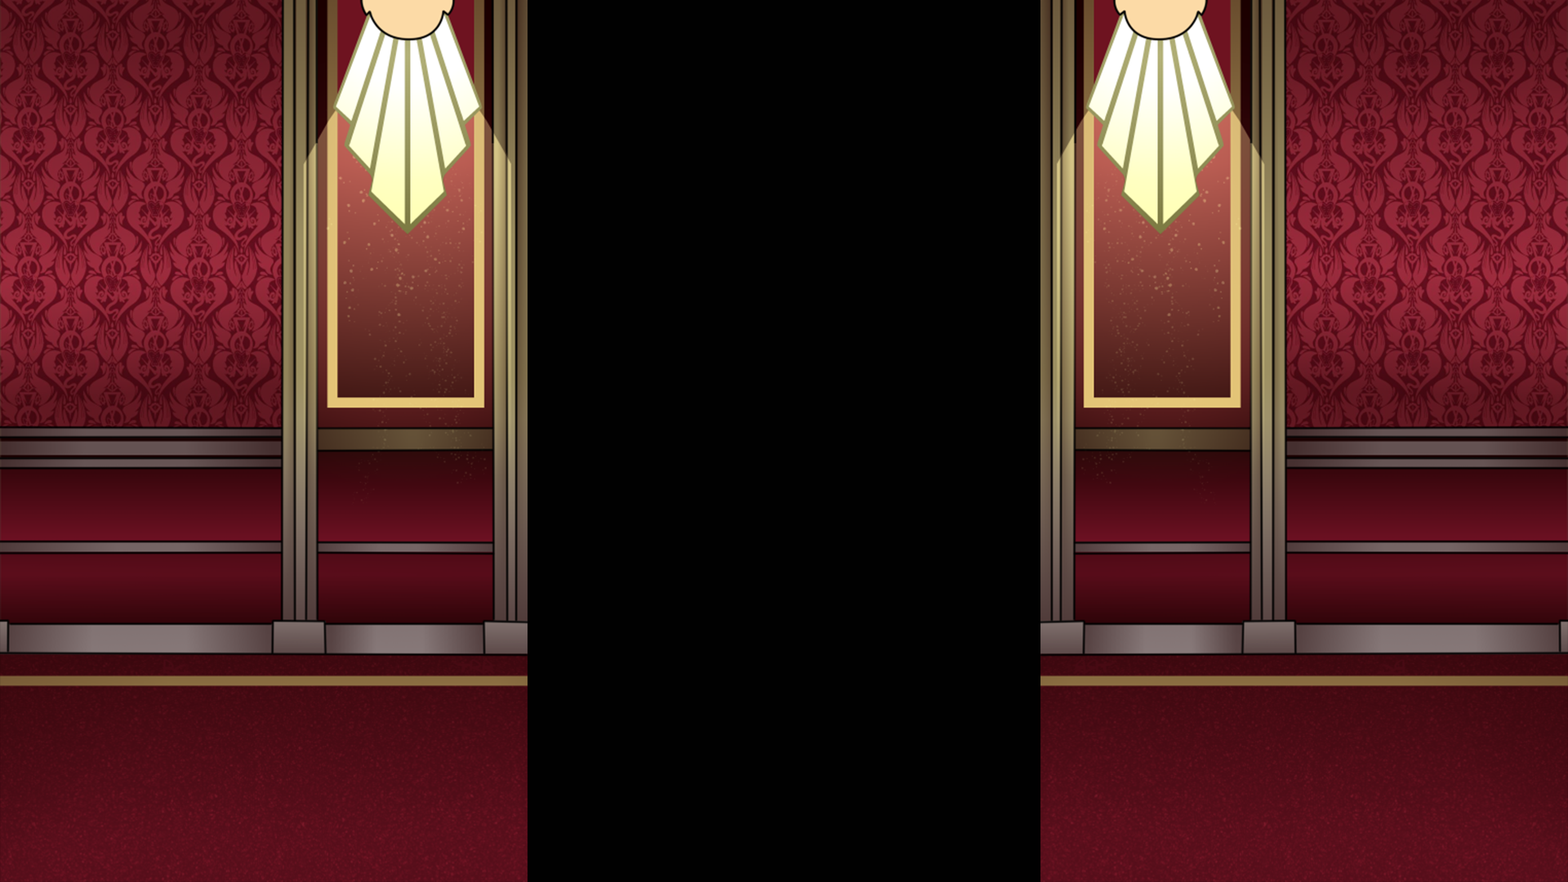
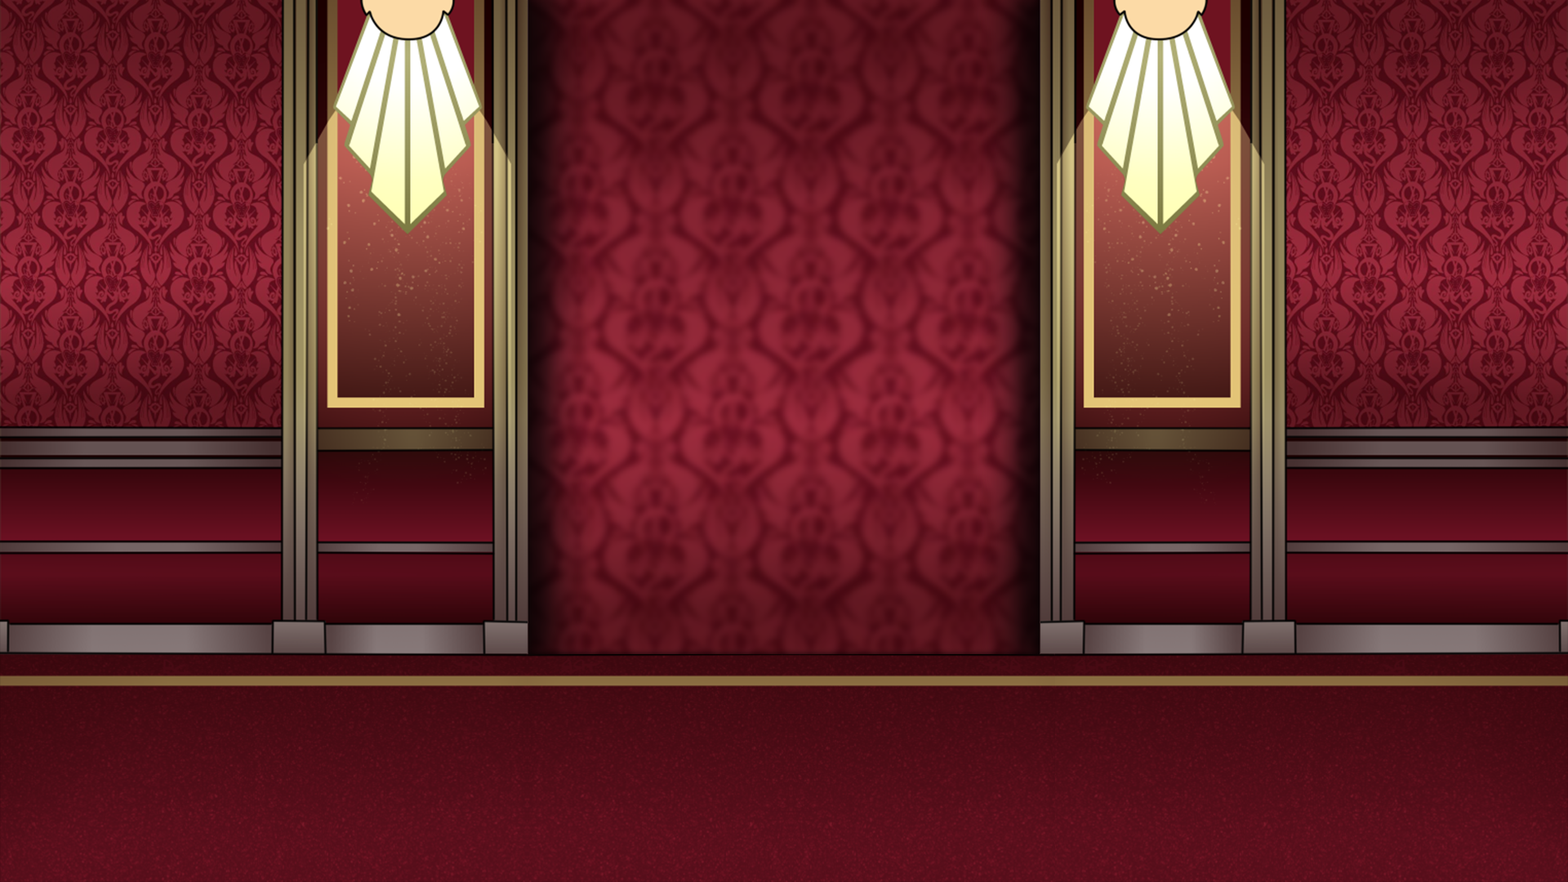
Revision of a layered 1568px x 882px image; what changed, layer by layer:
added group "Middle Floor" with 2 layers above "HH Sides" over box(526, 652, 1056, 882)
added layer "R" in group "Middle Floor" over box(526, 652, 792, 882)
added layer "L" in group "Middle Floor" over box(784, 652, 1056, 882)
added layer "Layer 3 copy" above "Layer 3" over box(1039, 0, 1041, 655)
added layer "Layer 3" above "Layer 2" over box(527, 0, 529, 655)
added layer "Layer 2" above "Layer 1" over box(526, 0, 1050, 664)